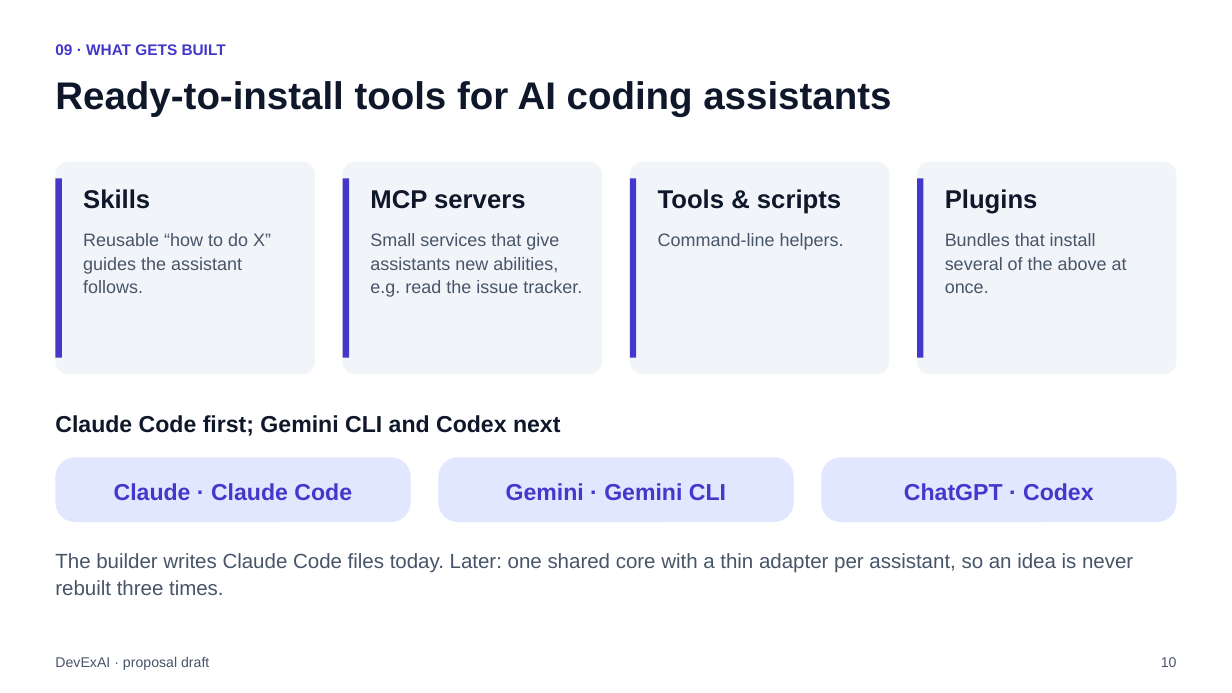
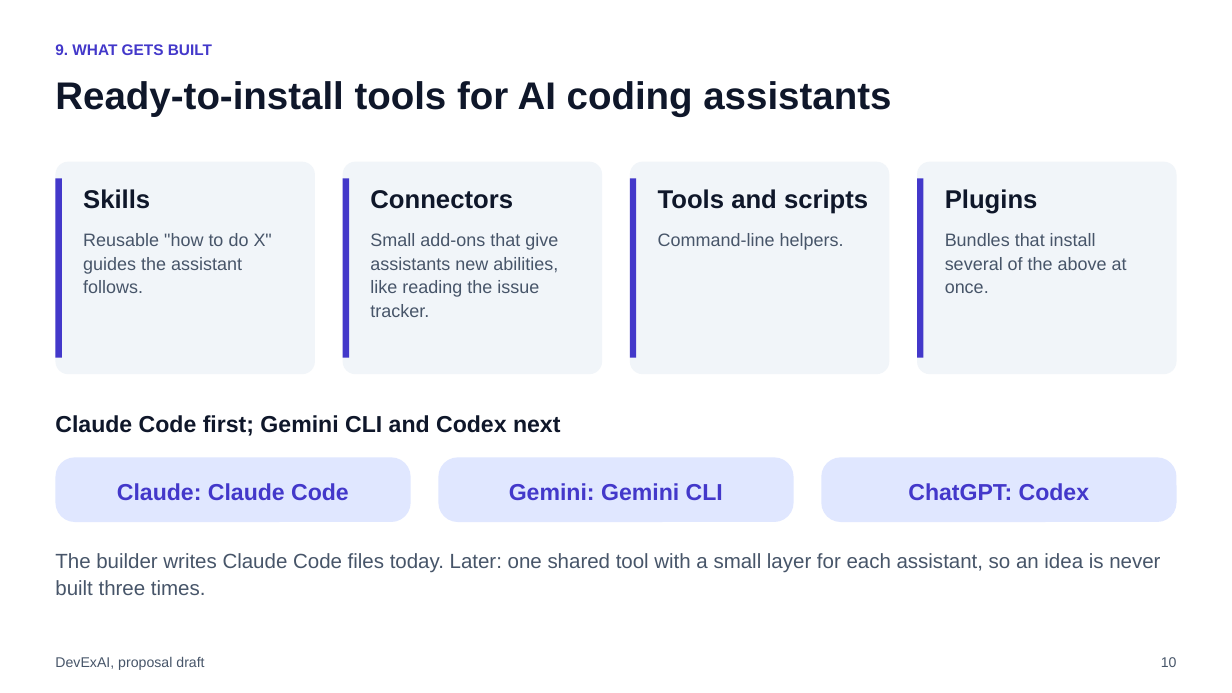
Before and after one commit to raghavsatyadev/DevExAI, a slide deck: slide 10 of DevExAI.pptx. Drawn at 1232x693 pixels with LibreOffice and Linux fonts; fonts in the diff are those of the drawing. Boxes give left, top, right and bottom in pixels: in the first picture for what was removed or moved away, otherwise in the second. Text is boxed around its words. In the diff, an @@ line names an element or a change of style, - is before the commit and + after.

```diff
--- a/DevExAI.pptx
+++ b/DevExAI.pptx
@@ text at box(55, 44, 212, 55): text changed @@
-09 · WHAT GETS BUILT
+9. WHAT GETS BUILT
@@ text at box(370, 190, 513, 209): text changed @@
-MCP servers
+Connectors
@@ text at box(658, 189, 868, 214): text changed @@
-Tools & scripts
+Tools and scripts
@@ text at box(83, 233, 272, 293): text changed @@
-Reusable “how to do X” guides the assistant follows.
+Reusable "how to do X" guides the assistant follows.
@@ text at box(370, 233, 558, 317): text changed @@
-Small services that give assistants new abilities, e.g. read the issue tracker.
+Small add-ons that give assistants new abilities, like reading the issue tracker.
@@ text at box(117, 483, 349, 500): text changed @@
-Claude · Claude Code
+Claude: Claude Code
@@ text at box(509, 483, 723, 500): text changed @@
-Gemini · Gemini CLI
+Gemini: Gemini CLI
@@ text at box(908, 483, 1090, 500): text changed @@
-ChatGPT · Codex
+ChatGPT: Codex
@@ text at box(55, 553, 1160, 595): text changed @@
-The builder writes Claude Code files today. Later: one shared core with a thin adapter per assistant, so an idea is never rebuilt three times.
+The builder writes Claude Code files today. Later: one shared tool with a small layer for each assistant, so an idea is never built three times.
@@ text at box(55, 656, 204, 670): text changed @@
-DevExAI · proposal draft
+DevExAI, proposal draft
```
Also in this commit, not shown: 18 other slides changed, 3 other files.
